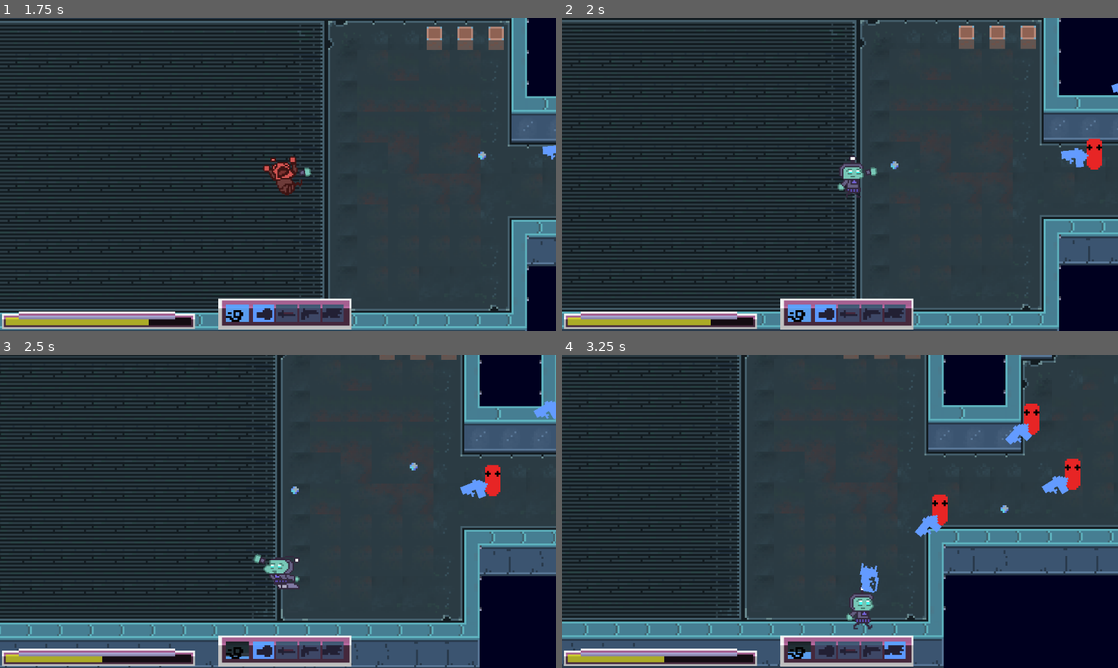
Above: before the commit, frames 1-4 (two rows, left to right).
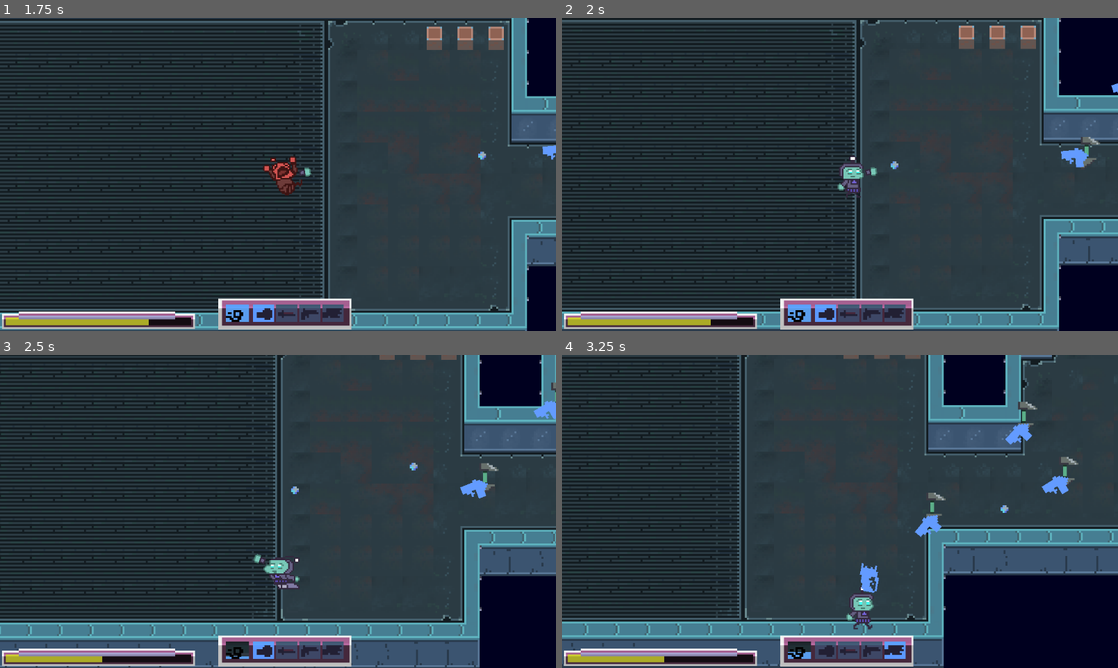
Above: after the commit, the same moments.

Repository: lowmoya/NexusEscape
Game: Godot game, scene res://mainmenu.tscn
Two runs of this game, one before a commit and one after it. Both use one fixed random seed, a clock stepped at 60 frames per second and the inputs below.
Inputs (mouse positions are in pixels of both pictures, inside the frame that each line leads up to):
- Up to frame 1 (1.75 s): click "Start" at 0.5 s; tap Enter at 1.25 s; move the mouse to (400, 158) at 1.27 s; press the mouse at (400, 158) at 1.28 s; hold D (move_right) from 1.28 s (still down)
- Up to frame 2 (2 s): keep holding D (move_right)
- Up to frame 3 (2.5 s): move the mouse to (166, 527) at 2.02 s; release D (move_right) at 2.03 s; release the mouse at (166, 527) at 2.03 s; hold S (move_down) from 2.03 s (still down); tap Space (dash) at 2.1 s
- Up to frame 4 (3.25 s): move the mouse to (895, 442) at 2.77 s; release S (move_down) at 2.78 s; hold D (move_right) from 2.78 s (still down); tap 4 (select_four) at 2.85 s

Frame 1 is identical in both runs. In frame 2, 0.3% of the frame differs, in the area x 93-98%, y 38-49%; in frame 3, 0.3%; in frame 4, 0.9%, in the area x 65-94%, y 14-55%.

Commit message:
imported new gunner spritesheet

Diff:
--- a/Entities/enemy.tscn
+++ b/Entities/enemy.tscn
@@ -1,7 +1,7 @@
 [gd_scene load_steps=6 format=3 uid="uid://dtw8rx3wobgvw"]
 
-[ext_resource type="Texture2D" uid="uid://82tsi1p5xip8" path="res://Resources/Entities/enemy.png" id="1_awesk"]
 [ext_resource type="Script" path="res://Entities/enemy.gd" id="1_m74j4"]
+[ext_resource type="Texture2D" uid="uid://byaonx761rtm0" path="res://Resources/Entities/enemy gunner spritesheet.png" id="2_2jolu"]
 [ext_resource type="PackedScene" uid="uid://bpisn7glxa323" path="res://Weapons/sword.tscn" id="2_ima77"]
 [ext_resource type="PackedScene" uid="uid://bwb3q2u1hv0j3" path="res://Weapons/gun.tscn" id="4_baw1i"]
 
@@ -14,7 +14,9 @@
 
 [node name="Sprite" type="Sprite2D" parent="."]
 scale = Vector2(4, 4)
-texture = ExtResource("1_awesk")
+texture = ExtResource("2_2jolu")
+hframes = 20
+vframes = 4
 
 [node name="Shape" type="CollisionShape2D" parent="."]
 shape = SubResource("CapsuleShape2D_dvhsh")
Not shown, added: Resources/Entities/sword sprite sheet.png.import
